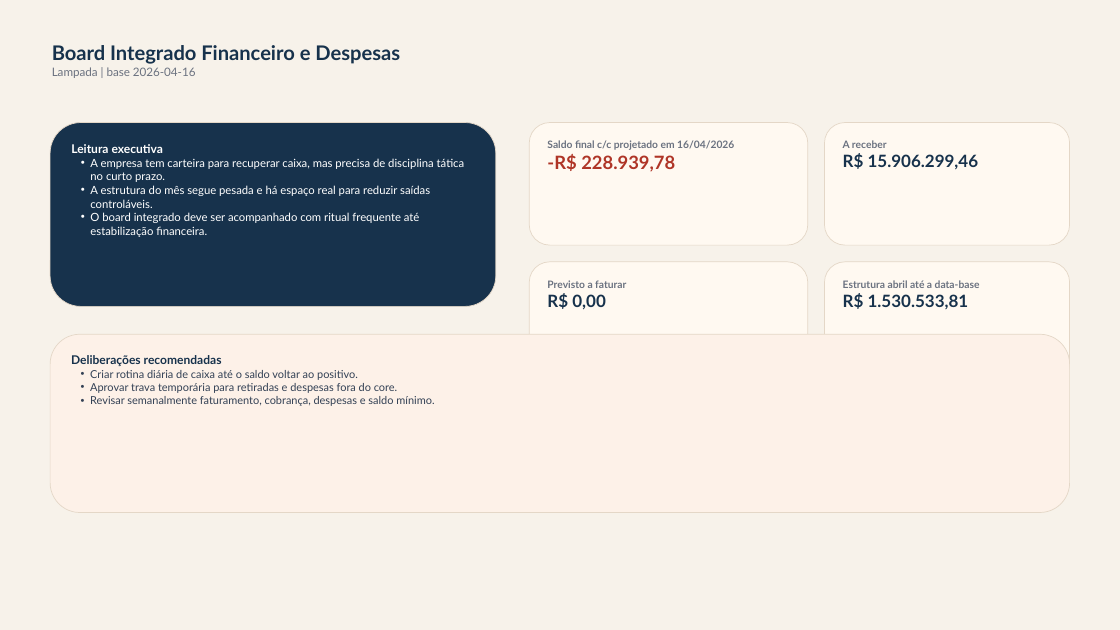
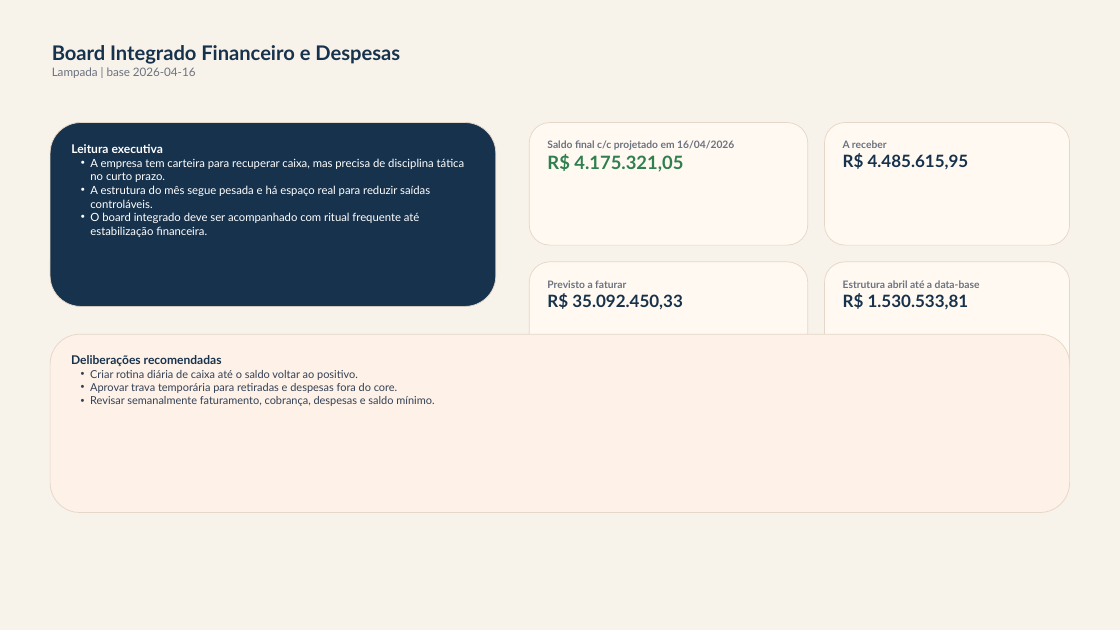
Before and after one commit to LUTTICOLAUTTO/board-financeiro, a slide deck: slide 1 of Board_Integrado_Auto.pptx. Drawn at 1120x630 pixels with LibreOffice and Linux fonts; fonts in the diff are those of the drawing. Boxes give left, top, right and bottom in pixels: in the first picture for what was removed or moved away, otherwise in the second. Text is boxed around its words. In the diff, an @@ line names an element or a change of style, - is before the commit and + after.

```diff
--- a/Board_Integrado_Auto.pptx
+++ b/Board_Integrado_Auto.pptx
@@ text in rounded rectangle at [547, 154, 683, 172]: text changed; text colour #AF3527 to #2F7F4F @@
--R$ 228.939,78
+R$ 4.175.321,05
@@ text in rounded rectangle at [843, 153, 969, 169]: text changed @@
-R$ 15.906.299,46
+R$ 4.485.615,95
@@ text in rounded rectangle at [547, 293, 683, 310]: text changed @@
-R$ 0,00
+R$ 35.092.450,33
```
Also in this commit, not shown: 2 other slides changed, 3 other files.
